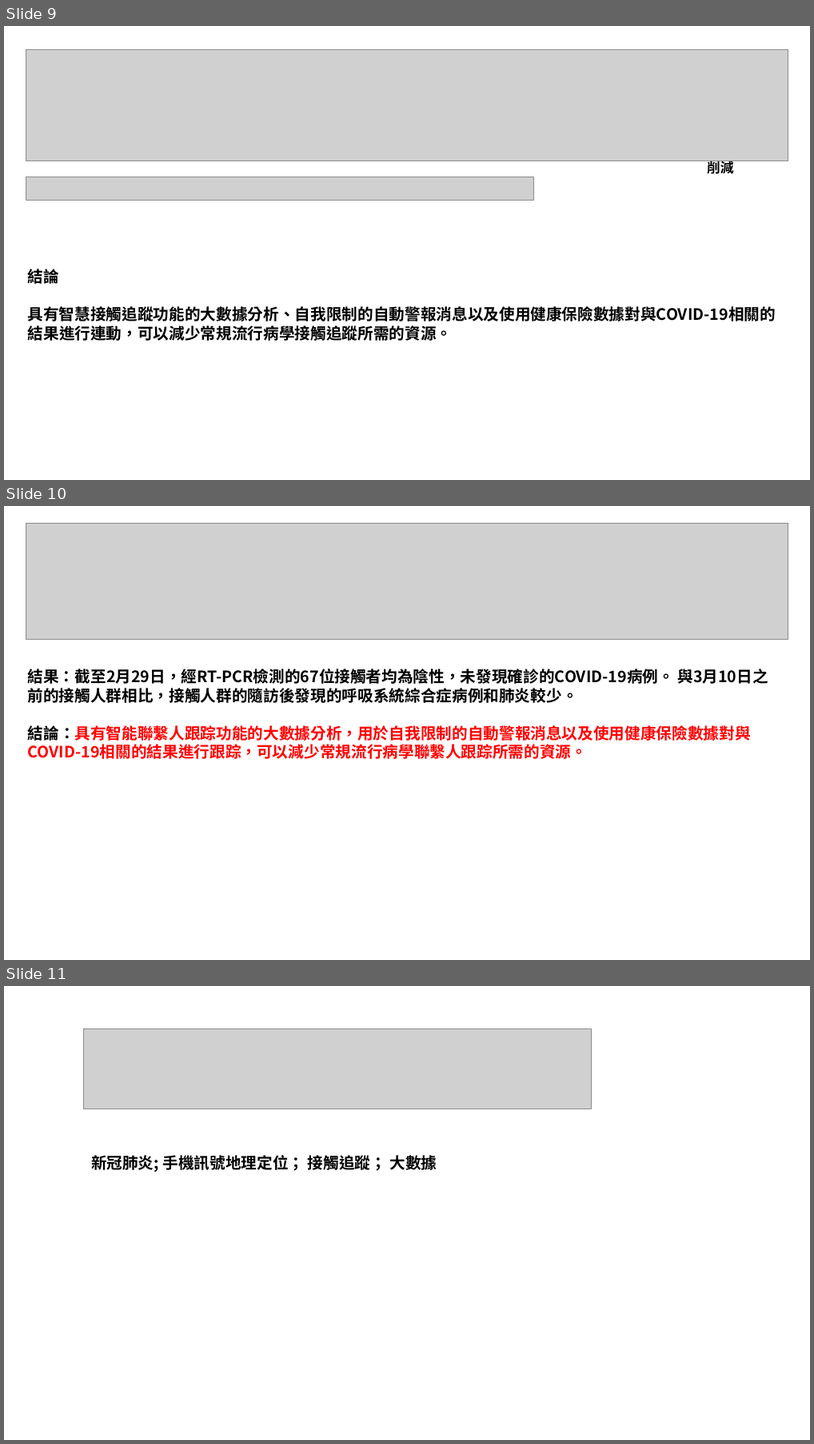
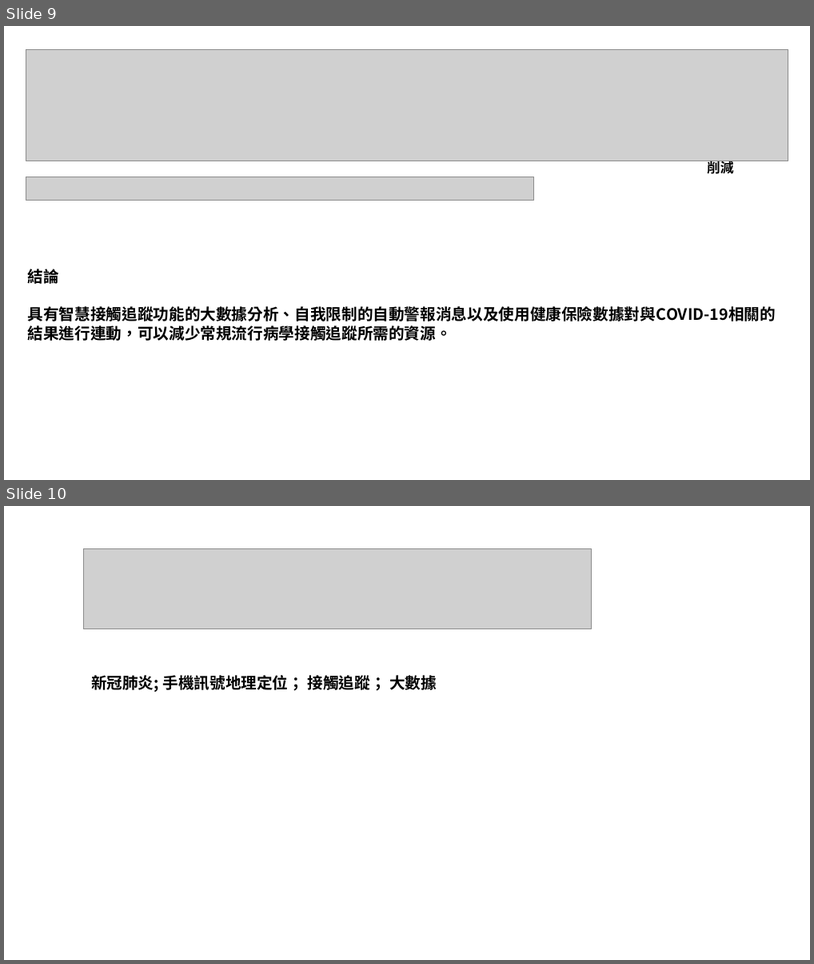
Before and after one commit to littlefish0331/thesis_study, a slide deck: 02_covid19_track/書報討論_COVID19_track_tw.pptx. Shown one above the other, each under a label of ours: slides 9, 10 and 11 before the commit, slides 9 and 10 after it. The pictures are 814x1444 and 814x964 pixels, drawn with LibreOffice and Linux fonts; fonts in the diff are those of the drawing; grey boxes stand for pictures. Boxes give left, top, right and bottom in pixels: in the first picture for what was removed or moved away, otherwise in the second. Text is boxed around its words. In the diff, an @@ line names an element or a change of style, - is before the commit and + after.

Commit message:
2020-05-29T2324

```diff
--- a/02_covid19_track/書報討論_COVID19_track_tw.pptx
+++ b/02_covid19_track/書報討論_COVID19_track_tw.pptx
@@ slide 10 removed at bbox=[4, 506, 810, 960], background #FFFFFF @@
@@ picture removed at bbox=[26, 523, 789, 639] @@
@@ text removed at bbox=[28, 668, 768, 759] @@
-結果：截至2月29日，經RT-PCR檢測的67位接觸者均為陰性，未發現確診的COVID-19病例。 與3月10日之前的接觸人群相比，接觸人群的隨訪後發現的呼吸系統綜合症病例和肺炎較少。
-結論：具有智能聯繫人跟踪功能的大數據分析，用於自我限制的自動警報消息以及使用健康保險數據對與COVID-19相關的結果進行跟踪，可以減少常規流行病學聯繫人跟踪所需的資源。
@@ what was slide 11 is now slide 10 @@
```
